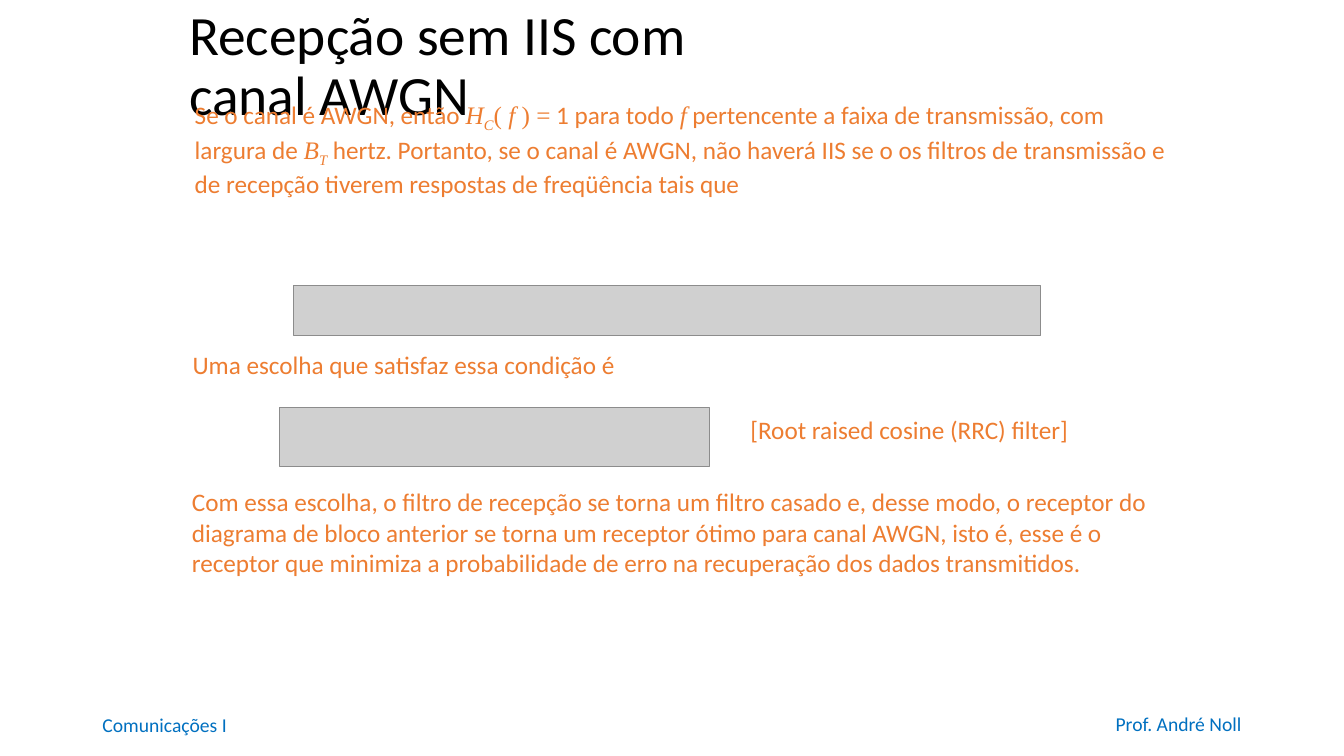
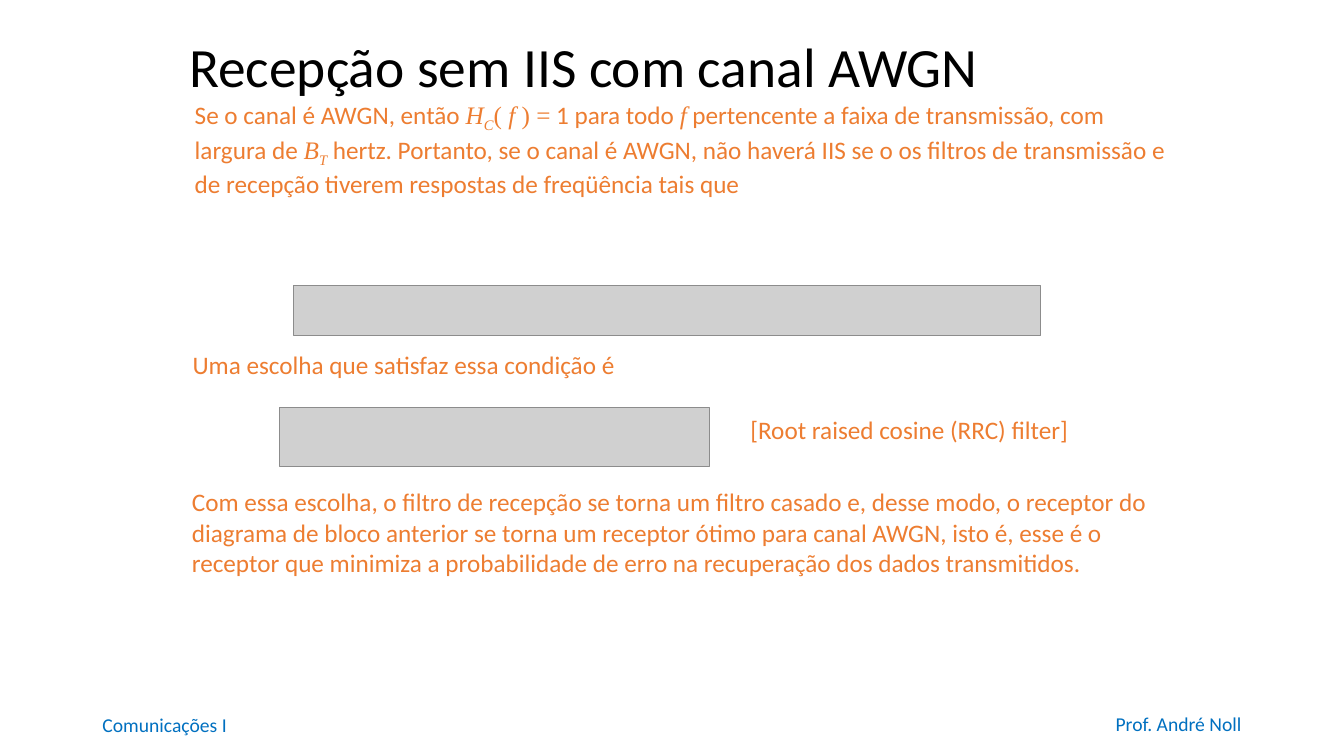
Before and after one commit to anollba/comunicacoes_i_ufrj, a slide deck: slide 55 of slides/Part3 -Digital/03_04_Códigos_linha.pptx. Drawn at 1344x756 pixels with LibreOffice and Linux fonts; fonts in the diff are those of the drawing; grey boxes stand for pictures; background and template pictures are left out. Boxes give left, top, right and bottom in pixels: in the first picture for what was removed or moved away, otherwise in the second. Text is boxed around its words. In the diff, an @@ line names an element or a change of style, - is before the commit and + after.

```diff
--- a/slides/Part3 -Digital/03_04_Códigos_linha.pptx
+++ b/slides/Part3 -Digital/03_04_Códigos_linha.pptx
@@ title "Recepção sem IIS com canal ..." rewrapped from (189, 18, 685, 127) to (189, 48, 977, 97) @@
```
Also in this commit, not shown: 1 other slide changed, 8 slides added, 25 slides removed, 1 other file.
